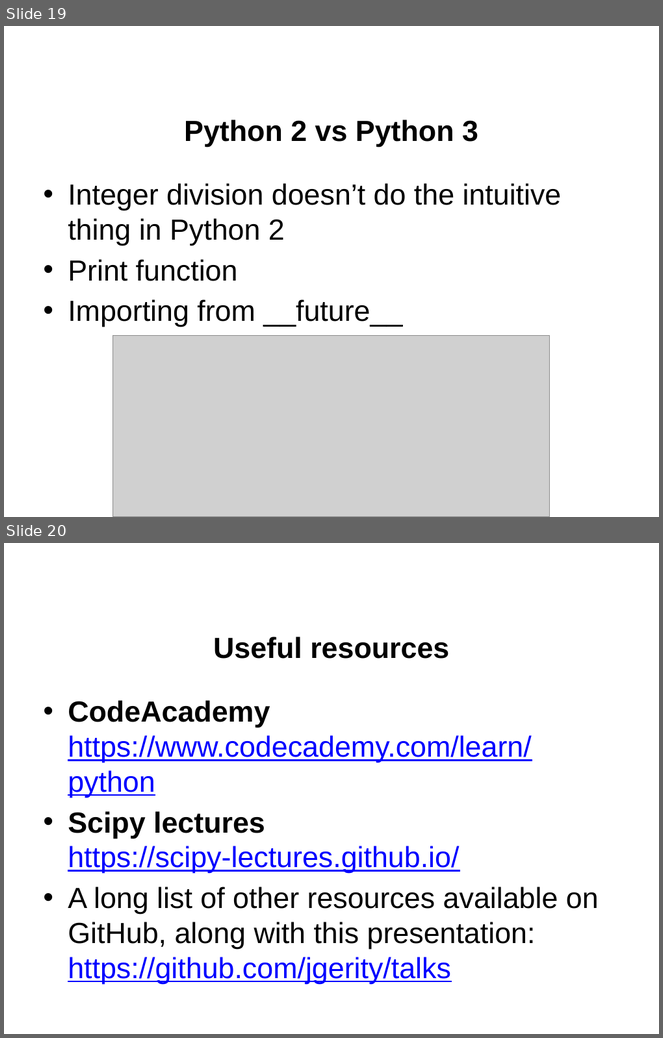
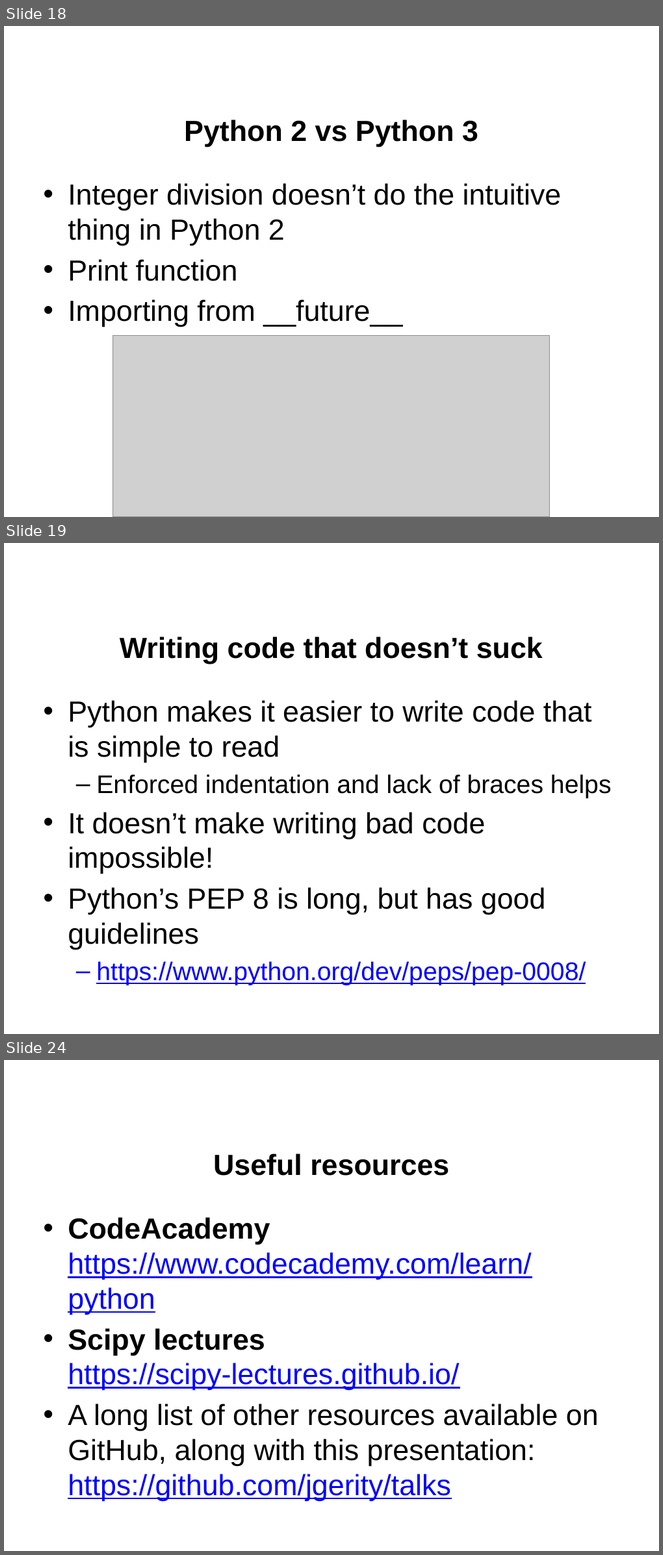
Before and after one commit to jgerity/talks, a slide deck: 2016/computing_workgroup/intro-to-python/intro-to-python.pptx. Shown one above the other, each under a label of ours: slides 19 and 20 before the commit, slides 18, 19 and 24 after it; the slides between them are not shown. The pictures are 663x1038 and 663x1555 pixels, drawn with LibreOffice and Linux fonts; fonts in the diff are those of the drawing; grey boxes stand for pictures; background and template pictures are left out. Boxes give left, top, right and bottom in pixels: in the first picture for what was removed or moved away, otherwise in the second. Text is boxed around its words. In the diff, an @@ line names an element or a change of style, - is before the commit and + after.

```diff
--- a/2016/computing_workgroup/intro-to-python/intro-to-python.pptx
+++ b/2016/computing_workgroup/intro-to-python/intro-to-python.pptx
@@ slide 19 added at [4, 543, 659, 1034], background picture (left out) @@
@@ title added at [120, 637, 543, 664], 32 pt, text #000000, bold @@
+Writing code that doesn’t suck
@@ text added at [68, 700, 612, 986], 32 pt, text #000000 @@
+• Python makes it easier to write code that is simple to read
+  – Enforced indentation and lack of braces helps
+• It doesn’t make writing bad code impossible!
+• Python’s PEP 8 is long, but has good guidelines
+  – https://www.python.org/dev/peps/pep-0008/
@@ what was slide 19 is now slide 18 @@
@@ what was slide 20 is now slide 24 @@
```
Also in this commit, not shown: 8 slides changed, 4 other slides added, 1 slide removed.
